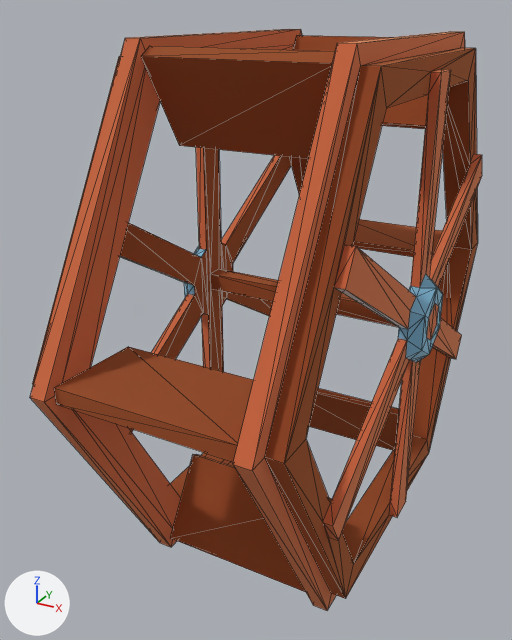
Before and after pictures for a commit that changed the glTF model kenney_fantasy-town-kit/Models/watermillWide.glb.
Rendered twice from a 50 mm camera at (0.974, -2.145, 0.939) aimed at (-0.142, -0.116, -0.075). Arrows for +X, +Y and +Z are at lower left; the lights stay in place. Mesh edges are drawn as thin lines. Where no turn or scale is listed for an object, it has been applied to the vertices.

Objects in the first picture: 'paddle', 'paddle.001', 'paddle.002', 'paddle.003', 'paddle.004', 'paddle.005', 'watermillWide'.
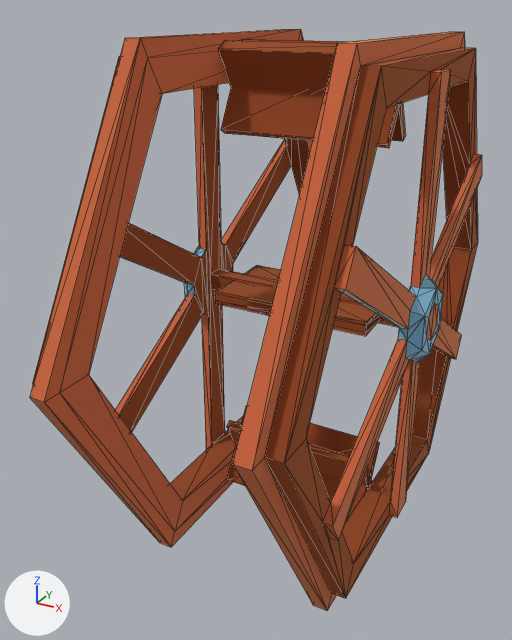
The newer file is also rescaled (x3.0), turned or shifted as a whole; pictures and numbers use the older file's frame.

What differs and where, as boxes [x1, y1, x2, y2] in the pictures (512 x 640 px):
'paddle.004', deleted: before [141, 46, 335, 159]
'paddle.002', deleted: before [54, 347, 254, 462]
'paddle.005', deleted: before [171, 454, 332, 592]
'watermillWide.005', added: after [218, 40, 406, 141]
'watermillWide.004', added: after [221, 39, 400, 148]
'paddle', deleted: before [309, 388, 399, 450]
'watermillWide.003', added: after [215, 281, 380, 336]
'paddle.003', deleted: before [293, 35, 428, 129]
'paddle.001', deleted: before [353, 219, 442, 257]
'watermillWide.006', added: after [227, 406, 380, 520]
'watermillWide.001', added: after [227, 421, 372, 488]
'watermillWide.002', added: after [215, 265, 380, 333]

Patch to the scene script:
```diff
--- a/kenney_fantasy-town-kit/Models/watermillWide.glb.py
+++ b/kenney_fantasy-town-kit/Models/watermillWide.glb.py
@@ me_mesh_paddle_006 @@
+me_mesh_paddle_006.from_pydata([(0.284, -0.099, 0.045), (0.284, -0.056, 0.02), (-0.284, -0.099, 0.045), (-0.284, -0.056, 0.02), (0.284, 0.065, 0.308), (-0.284, 0.065, 0.308), (0.284, 0.09, 0.294), (-0.284, 0.09, 0.294)], [], [(2, 1, 0), (1, 2, 3), (6, 5, 4), (5, 6, 7), (0, 6, 4), (6, 0, 1), (7, 1, 3), (1, 7, 6), (2, 4, 5), (4, 2, 0), (3, 5, 7), (5, 3, 2)])
+me_mesh_paddle_006.materials.append(mat_wooddark)  # orange #c3774c
@@ me_mesh_paddle_005_1 @@
+me_mesh_paddle_005_1.from_pydata([(-0.286, -0.056, 1.712), (0.286, -0.056, 1.712), (-0.286, -0.099, 1.687), (0.286, -0.099, 1.687), (0.286, 0.09, 1.438), (-0.286, 0.09, 1.438), (0.286, 0.065, 1.424), (-0.286, 0.065, 1.424)], [], [(2, 1, 0), (1, 2, 3), (6, 5, 4), (5, 6, 7), (1, 6, 4), (6, 1, 3), (7, 3, 2), (3, 7, 6), (0, 4, 5), (4, 0, 1), (2, 5, 7), (5, 2, 0)])
+me_mesh_paddle_005_1.materials.append(mat_wooddark)  # orange #c3774c
@@ me_mesh_paddle_004_1 @@
+me_mesh_paddle_004_1.from_pydata([(-0.286, 0.099, 1.687), (0.286, 0.099, 1.687), (-0.286, 0.056, 1.712), (0.286, 0.056, 1.712), (0.286, -0.065, 1.424), (-0.286, -0.065, 1.424), (0.286, -0.09, 1.438), (-0.286, -0.09, 1.438)], [], [(2, 1, 0), (1, 2, 3), (6, 5, 4), (5, 6, 7), (1, 6, 4), (6, 1, 3), (7, 3, 2), (3, 7, 6), (0, 4, 5), (4, 0, 1), (2, 5, 7), (5, 2, 0)])
+me_mesh_paddle_004_1.materials.append(mat_wooddark)  # orange #c3774c
@@ me_mesh_paddle_003_1 @@
+me_mesh_paddle_003_1.from_pydata([(-0.284, -0.155, 0.891), (0.284, -0.155, 0.891), (-0.284, -0.155, 0.841), (0.284, -0.155, 0.841), (-0.284, 0.155, 0.88), (-0.284, 0.155, 0.852), (0.284, 0.155, 0.88), (0.284, 0.155, 0.852)], [], [(2, 1, 0), (1, 2, 3), (6, 5, 4), (5, 6, 7), (1, 7, 6), (7, 1, 3), (7, 2, 5), (2, 7, 3), (1, 4, 0), (4, 1, 6), (2, 4, 5), (4, 2, 0)])
+me_mesh_paddle_003_1.materials.append(mat_wooddark)  # orange #c3774c
@@ me_mesh_paddle_002_1 @@
+me_mesh_paddle_002_1.from_pydata([(-0.284, 0.155, 0.841), (0.284, 0.155, 0.841), (-0.284, 0.155, 0.891), (0.284, 0.155, 0.891), (0.284, -0.155, 0.852), (-0.284, -0.155, 0.852), (0.284, -0.155, 0.88), (-0.284, -0.155, 0.88)], [], [(2, 1, 0), (1, 2, 3), (6, 5, 4), (5, 6, 7), (1, 6, 4), (6, 1, 3), (6, 2, 7), (2, 6, 3), (1, 5, 0), (5, 1, 4), (2, 5, 7), (5, 2, 0)])
+me_mesh_paddle_002_1.materials.append(mat_wooddark)  # orange #c3774c
@@ me_mesh_paddle_001_1 @@
+me_mesh_paddle_001_1.from_pydata([(0.286, 0.056, 0.02), (0.286, 0.099, 0.045), (-0.286, 0.056, 0.02), (-0.286, 0.099, 0.045), (0.286, -0.09, 0.294), (-0.286, -0.09, 0.294), (0.286, -0.065, 0.308), (-0.286, -0.065, 0.308)], [], [(2, 1, 0), (1, 2, 3), (6, 5, 4), (5, 6, 7), (0, 6, 4), (6, 0, 1), (7, 1, 3), (1, 7, 6), (0, 5, 2), (5, 0, 4), (3, 5, 7), (5, 3, 2)])
+me_mesh_paddle_001_1.materials.append(mat_wooddark)  # orange #c3774c
@@ ob_paddle @@
-ob_paddle = bpy.data.objects.new('paddle', me_mesh_paddle)
@@ ob_paddle_001 @@
-ob_paddle_001 = bpy.data.objects.new('paddle.001', me_mesh_paddle_001)
@@ ob_paddle_002 @@
-ob_paddle_002 = bpy.data.objects.new('paddle.002', me_mesh_paddle_002)
@@ ob_paddle_003 @@
-ob_paddle_003 = bpy.data.objects.new('paddle.003', me_mesh_paddle_003)
@@ ob_paddle_004 @@
-ob_paddle_004 = bpy.data.objects.new('paddle.004', me_mesh_paddle_004)
@@ ob_paddle_005 @@
-ob_paddle_005 = bpy.data.objects.new('paddle.005', me_mesh_paddle_005)
@@ ob_watermillwide_006 @@
+ob_watermillwide_006 = bpy.data.objects.new('watermillWide.006', me_mesh_paddle_006)
+ob_watermillwide_006.location = (0.0, -0.005, -0.866)
@@ ob_watermillwide_005 @@
+ob_watermillwide_005 = bpy.data.objects.new('watermillWide.005', me_mesh_paddle_005_1)
+ob_watermillwide_005.location = (0.0, -0.005, -0.866)
@@ ob_watermillwide_004 @@
+ob_watermillwide_004 = bpy.data.objects.new('watermillWide.004', me_mesh_paddle_004_1)
+ob_watermillwide_004.location = (0.0, -0.005, -0.866)
@@ ob_watermillwide_003 @@
+ob_watermillwide_003 = bpy.data.objects.new('watermillWide.003', me_mesh_paddle_003_1)
+ob_watermillwide_003.location = (0.0, -0.005, -0.866)
@@ ob_watermillwide_002 @@
+ob_watermillwide_002 = bpy.data.objects.new('watermillWide.002', me_mesh_paddle_002_1)
+ob_watermillwide_002.location = (0.0, -0.005, -0.866)
@@ ob_watermillwide_001 @@
+ob_watermillwide_001 = bpy.data.objects.new('watermillWide.001', me_mesh_paddle_001_1)
+ob_watermillwide_001.location = (0.0, -0.005, -0.866)
```
